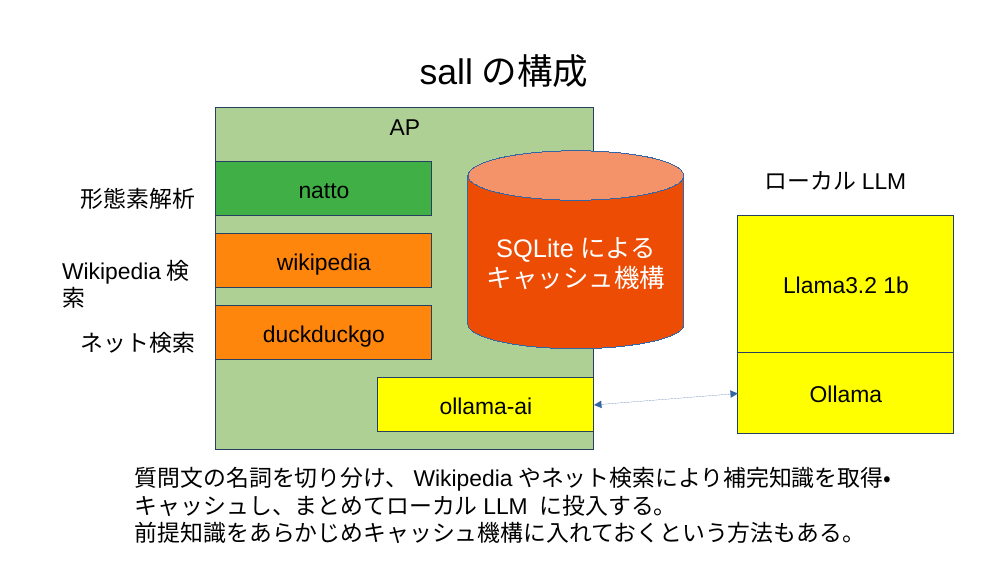
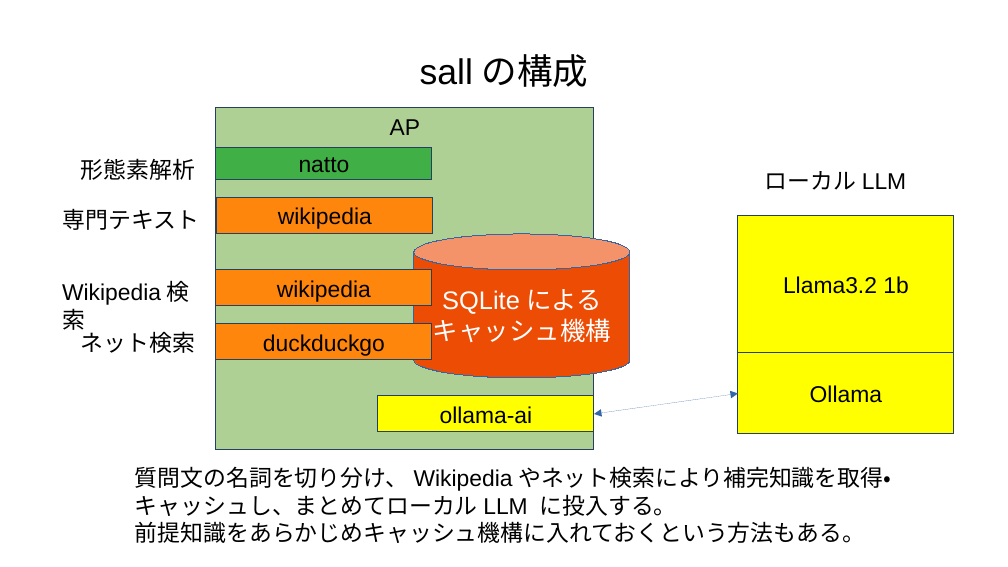
Before and after one commit to taifushokai/sall, a slide deck: slide 3 of sall.odp. Drawn at 1008x567 pixels with LibreOffice and Linux fonts; fonts in the diff are those of the drawing. Boxes give left, top, right and bottom in pixels: in the first picture for what was removed or moved away, otherwise in the second. Text is boxed around its words. In the diff, an @@ line names an element or a change of style, - is before the commit and + after.

```diff
--- a/sall.odp
+++ b/sall.odp
@@ rectangle "natto": place and size @@
-rectangle "natto" at (216,162,432,216)
+rectangle "natto" at (216,147,432,180)
@@ text "形態素解析": place and size @@
-text "形態素解析" at (81,187,195,209)
+text "形態素解析" at (81,158,195,180)
@@ text added at (63,208,199,230), 18 pt, text #000000 @@
+専門テキスト
@@ rectangle added at (217,198,433,233), fill #FF860D, outline #254061 0 pt, 18 pt, text #000000 @@
+wikipedia
@@ cylinder "SQLiteによる キャッシュ機構": place and size @@
-cylinder "SQLiteによる キャッシュ機構" at (468,151,684,349)
+cylinder "SQLiteによる キャッシュ機構" at (414,234,630,378)
@@ text "Wikipedia検索": place and size @@
-text "Wikipedia検索" at (53,252,216,295)
+text "Wikipedia検索" at (53,273,216,316)
@@ rectangle "wikipedia": place and size @@
-rectangle "wikipedia" at (216,234,432,288)
+rectangle "wikipedia" at (216,270,432,306)
@@ rectangle "duckduckgo": place and size @@
-rectangle "duckduckgo" at (216,306,432,360)
+rectangle "duckduckgo" at (216,324,432,359)
@@ rectangle "ollama-ai": place and size @@
-rectangle "ollama-ai" at (378,378,594,432)
+rectangle "ollama-ai" at (378,396,594,432)
@@ double arrow moved from (595, 405) - (738, 393) to (595, 414) - (738, 393) @@
```
Also in this commit, not shown: 3 other files.
